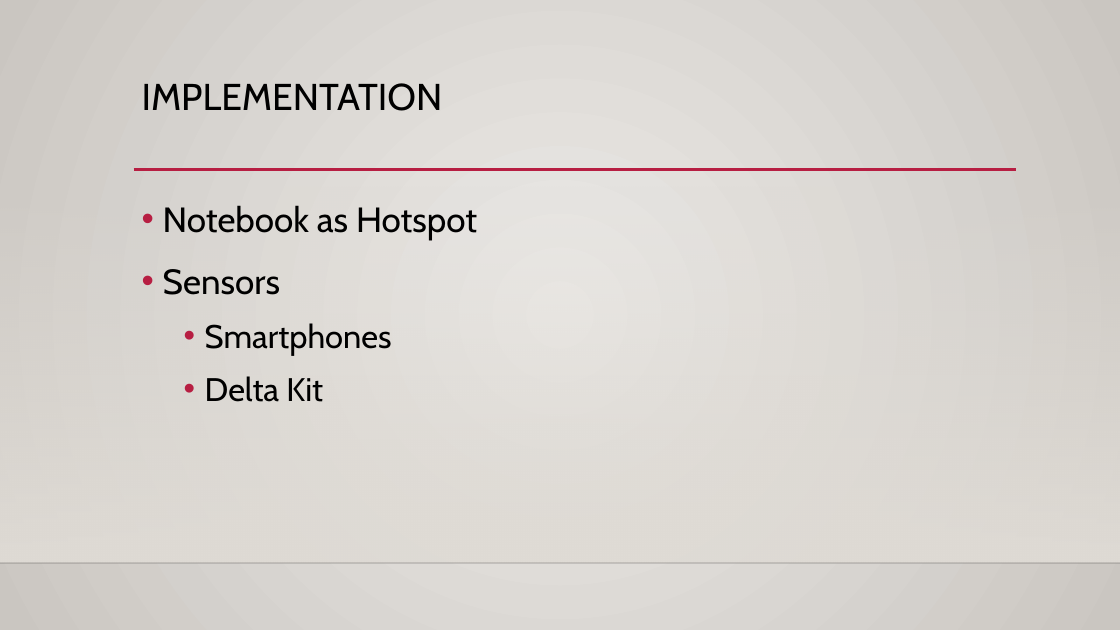
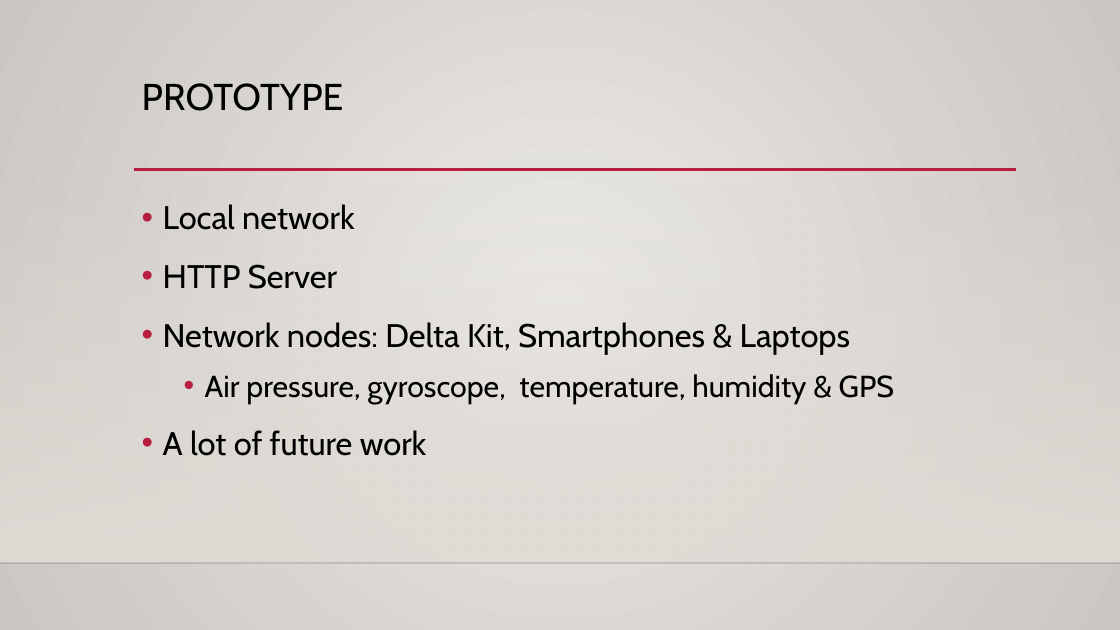
Before and after one commit to pajud/hackathonHomeNetwork, a slide deck: slide 6 of presentation.pptx. Drawn at 1120x630 pixels with LibreOffice and Linux fonts; fonts in the diff are those of the drawing; background and template pictures are left out. Boxes give left, top, right and bottom in pixels: in the first picture for what was removed or moved away, otherwise in the second. Text is boxed around its words. In the diff, an @@ line names an element or a change of style, - is before the commit and + after.

```diff
--- a/presentation.pptx
+++ b/presentation.pptx
@@ title at (142, 83, 344, 111): text changed @@
-IMPLEMENTATION
+PROTOTYPE
@@ text at (163, 204, 894, 456): text changed; size 30 to 28 pt @@
-• Notebook as Hotspot
-• Sensors
-  • Smartphones
-  • Delta Kit
+• Local network
+• HTTP Server
+• Network nodes: Delta Kit, Smartphones & Laptops
+  • Air pressure, gyroscope, temperature, humidity & GPS
+• A lot of future work
```
Also in this commit, not shown: 3 other slides changed, 2 slides added, 2 slides removed.
